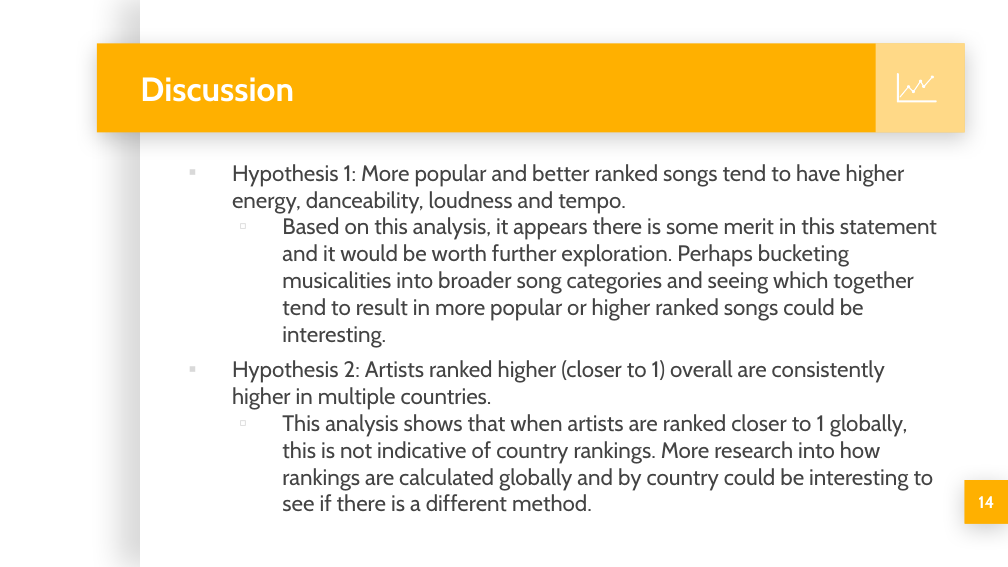
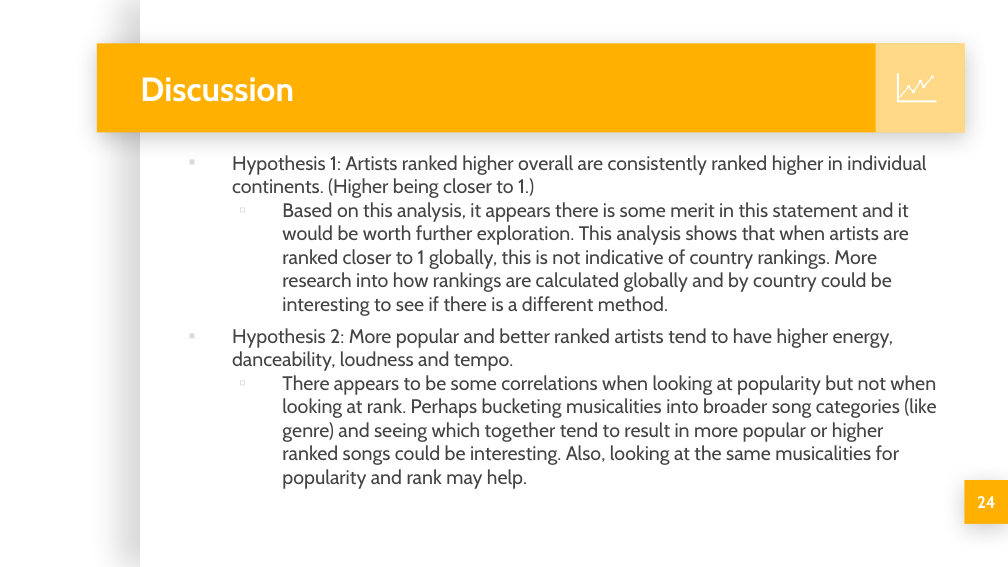
Before and after one commit to michellesimek/project_1, a slide deck: slide 24 of Project 1 PPT.pptx (slide 14 before the commit). Drawn at 1008x567 pixels with LibreOffice and Linux fonts; fonts in the diff are those of the drawing; background and template pictures are left out. Boxes give left, top, right and bottom in pixels: in the first picture for what was removed or moved away, otherwise in the second. Text is boxed around its words. In the diff, an @@ line names an element or a change of style, - is before the commit and + after.

Commit message:
Updated.

```diff
--- a/Project 1 PPT.pptx
+++ b/Project 1 PPT.pptx
@@ text at box(232, 155, 936, 465): text changed; size 16 to 14 pt @@
-▪ Hypothesis 1: More popular and better ranked songs tend to have higher energy, danceability, loudness and tempo.
-  ▫ Based on this analysis, it appears there is some merit in this statement and it would be worth further exploration. Perhaps bucketing musicalities into broader song categories and seeing which together tend to result in more popular or higher ranked songs could be interesting.
-▪ Hypothesis 2: Artists ranked higher (closer to 1) overall are consistently higher in multiple countries.
-  ▫ This analysis shows that when artists are ranked closer to 1 globally, this is not indicative of country rankings. More research into how rankings are calculated globally and by country could be interesting to see if there is a different method.
+▪ Hypothesis 1: Artists ranked higher overall are consistently ranked higher in individual continents. (Higher being closer to 1.)
+  ▫ Based on this analysis, it appears there is some merit in this statement and it would be worth further exploration. This analysis shows that when artists are ranked closer to 1 globally, this is not indicative of country rankings. More research into how rankings are calculated globally and by country could be interesting to see if there is a different method.
+▪ Hypothesis 2: More popular and better ranked artists tend to have higher energy, danceability, loudness and tempo.
+  ▫ There appears to be some correlations when looking at popularity but not when looking at rank. Perhaps bucketing musicalities into broader song categories (like genre) and seeing which together tend to result in more popular or higher ranked songs could be interesting. Also, looking at the same musicalities for popularity and rank may help.
@@ page number at box(977, 496, 996, 508): text changed @@
-14
+24
```
Also in this commit, not shown: 9 other slides changed, 11 slides added.
